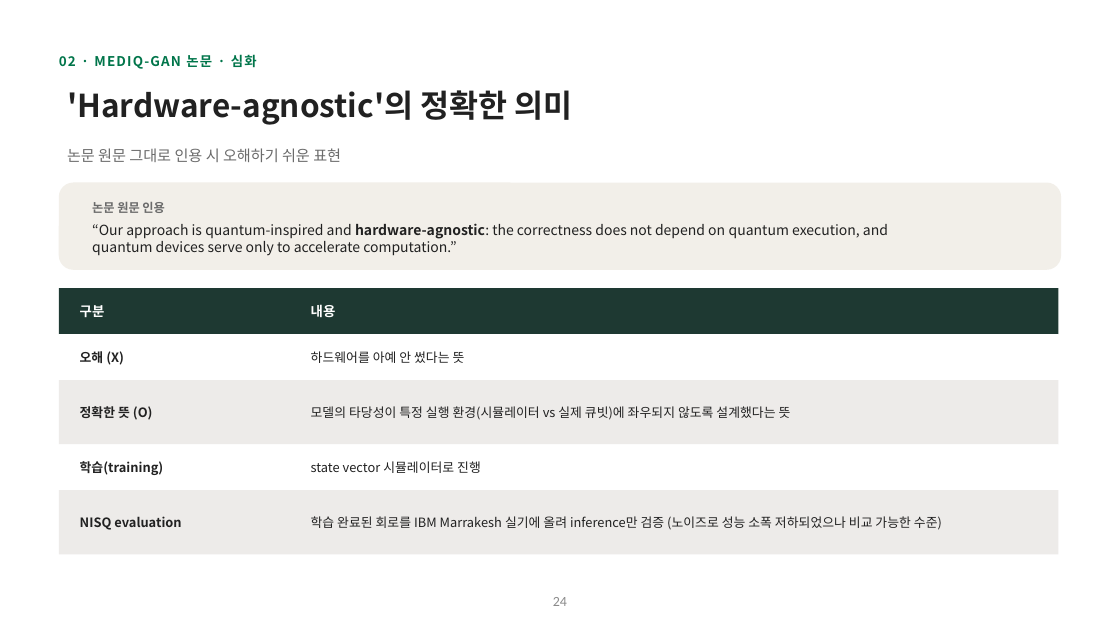
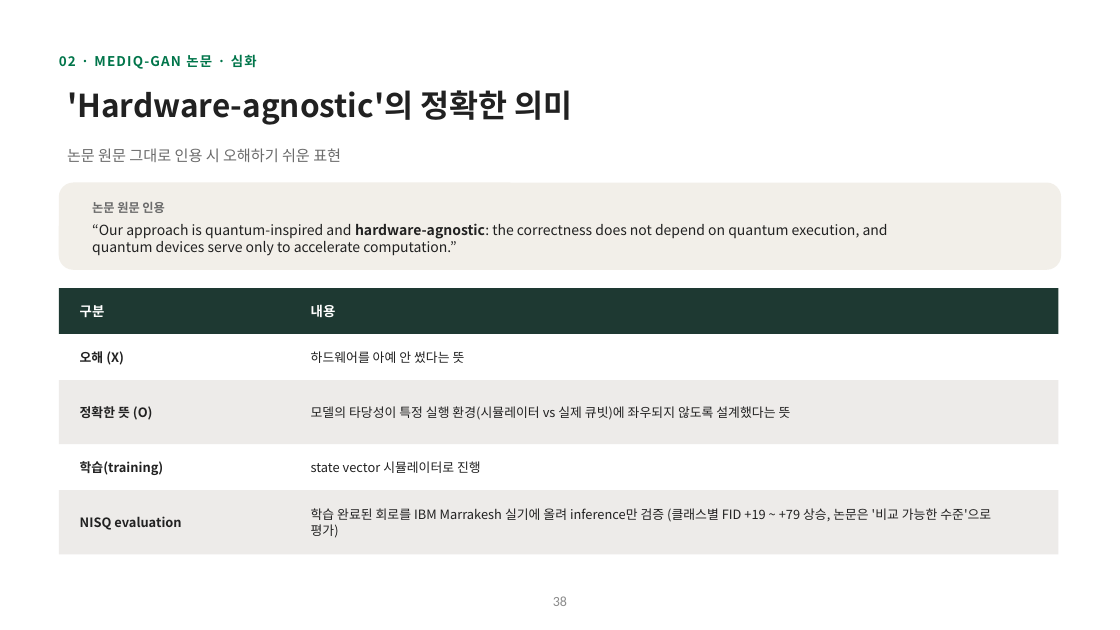
Before and after one commit to hyunhp/skin_disease_qml, a slide deck: slide 38 of practice/day1_slides/day1_theory_slides.pptx (slide 24 before the commit). Drawn at 1120x630 pixels with LibreOffice and Linux fonts; fonts in the diff are those of the drawing. Boxes give left, top, right and bottom in pixels: in the first picture for what was removed or moved away, otherwise in the second. Text is boxed around its words. In the diff, an @@ line names an element or a change of style, - is before the commit and + after.

```diff
--- a/practice/day1_slides/day1_theory_slides.pptx
+++ b/practice/day1_slides/day1_theory_slides.pptx
@@ text at <box>311,508,991,538</box>: text changed @@
-학습 완료된 회로를 IBM Marrakesh 실기에 올려 inference만 검증 (노이즈로 성능 소폭 저하되었으나 비교 가능한 수준)
+학습 완료된 회로를 IBM Marrakesh 실기에 올려 inference만 검증 (클래스별 FID +19 ~ +79 상승, 논문은 '비교 가능한 수준'으로 평가)
@@ page number at <box>553,596,567,606</box>: text changed @@
-24
+38
```
Also in this commit, not shown: 2 other slides changed, 21 slides added, 27 other files.
